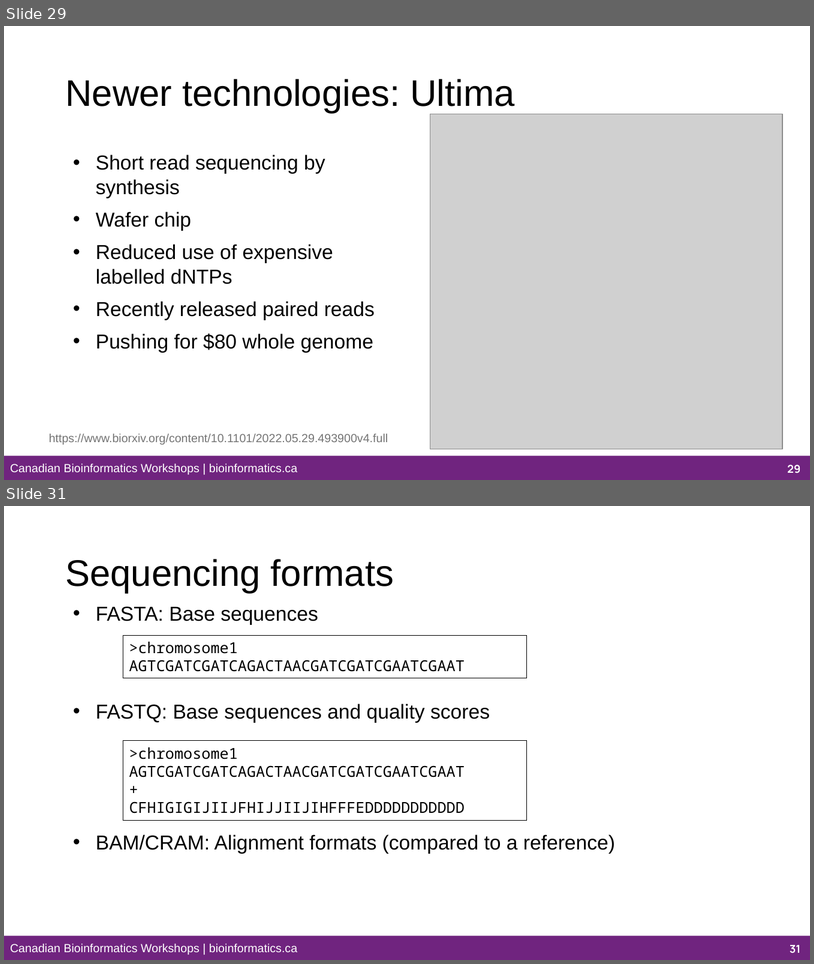
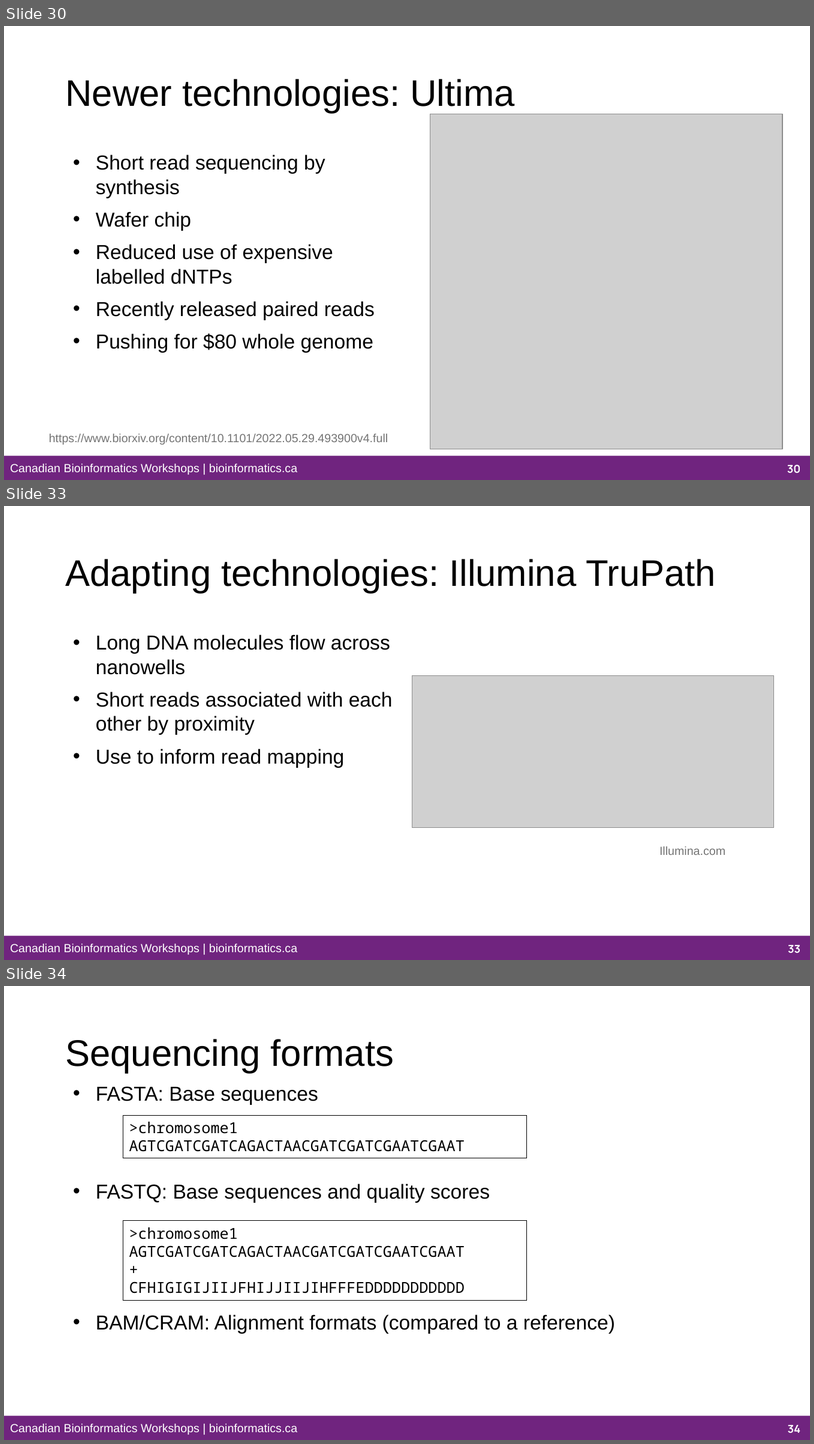
Before and after one commit to bioinformaticsdotca/HTG_Van-2611, a slide deck: content-files/Module_1a_HTG_Van-2611.pptx. Shown one above the other, each under a label of ours: slides 29 and 31 before the commit, slides 30, 33 and 34 after it; the slides between them are not shown. The pictures are 814x964 and 814x1444 pixels, drawn with LibreOffice and Linux fonts; fonts in the diff are those of the drawing; grey boxes stand for pictures; background and template pictures are left out. Boxes give left, top, right and bottom in pixels: in the first picture for what was removed or moved away, otherwise in the second. Text is boxed around its words. In the diff, an @@ line names an element or a change of style, - is before the commit and + after.

```diff
--- a/content-files/Module_1a_HTG_Van-2611.pptx
+++ b/content-files/Module_1a_HTG_Van-2611.pptx
@@ slide 33 added at <box>4,506,810,960</box>, background #FFFFFF; not listed: 2 template elements that a slide beside it also shows @@
@@ title added at <box>65,559,716,593</box>, 44 pt, text #000000 @@
+Adapting technologies: Illumina TruPath
@@ text added at <box>96,634,393,768</box>, 24 pt, text #000000 @@
+• Long DNA molecules flow across nanowells
+• Short reads associated with each other by proximity
+• Use to inform read mapping
@@ picture added at <box>413,675,775,827</box> @@
@@ text added at <box>660,846,726,855</box>, 14 pt, text #747474 @@
+Illumina.com
@@ page number added at <box>788,945,801,953</box>, 13 pt, text #FFFFFF, bold @@
+33
@@ what was slide 29 is now slide 30 @@
@@ page number at <box>788,464,801,473</box>: text changed @@
-29
+30
@@ what was slide 31 is now slide 34 @@
@@ page number at <box>788,1425,801,1433</box>: text changed @@
-31
+34
```
Also in this commit, not shown: 7 slides changed, 2 other slides added, 29 other files.
